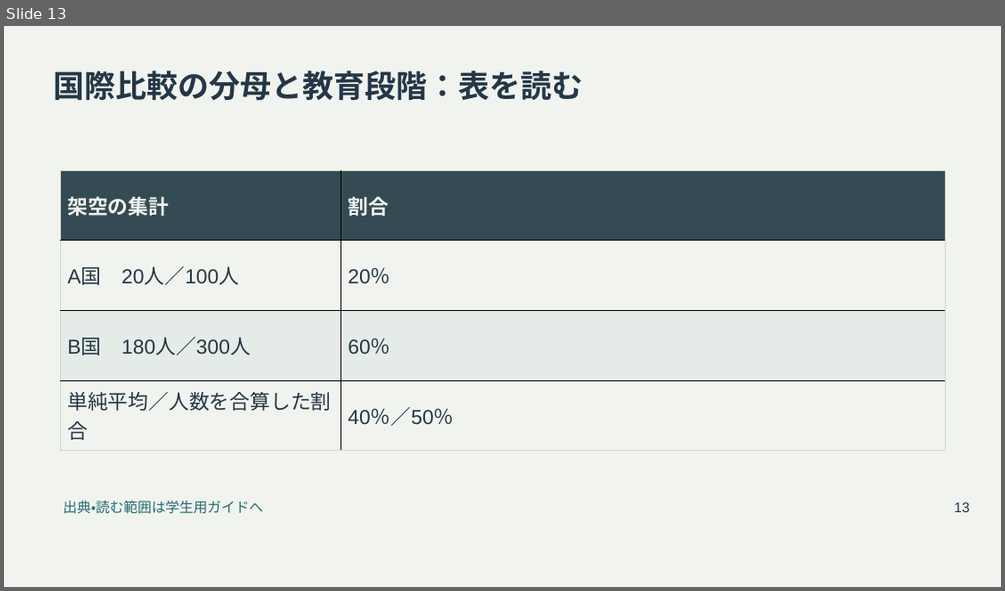
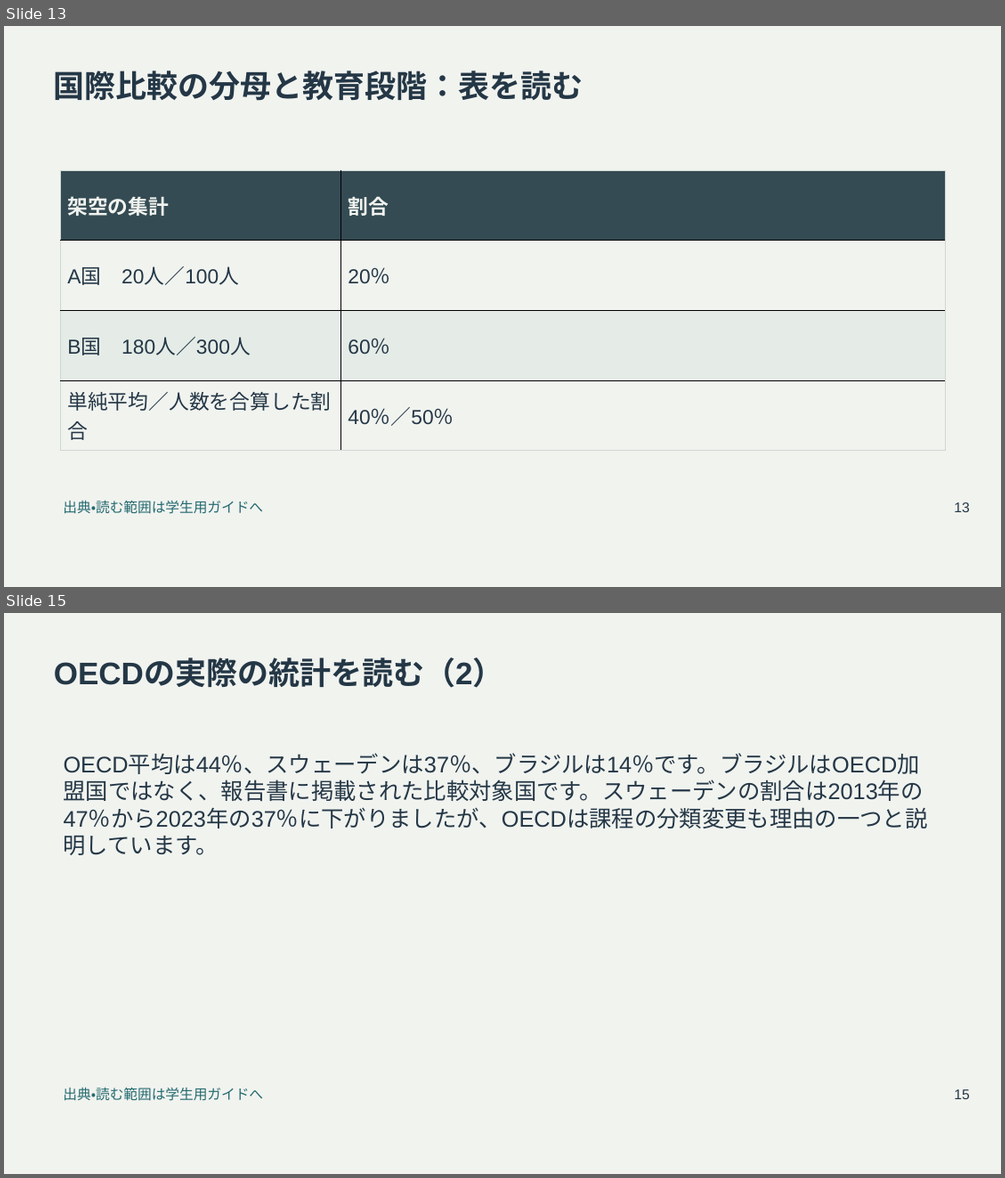
Before and after one commit to zooc-14calbp/industrial-education-ii, a slide deck: reorganized/20261105/main/11/slides.pptx. Shown one above the other, each under a label of ours: slide 13 before the commit, slides 13 and 15 after it; the slides between them are not shown. The pictures are 1005x591 and 1005x1178 pixels, drawn with LibreOffice and Linux fonts; fonts in the diff are those of the drawing. Boxes give left, top, right and bottom in pixels: in the first picture for what was removed or moved away, otherwise in the second. Text is boxed around its words. In the diff, an @@ line names an element or a change of style, - is before the commit and + after.

```diff
--- a/reorganized/20261105/main/11/slides.pptx
+++ b/reorganized/20261105/main/11/slides.pptx
@@ slide 15 added at bbox=[4, 613, 1001, 1174], background #F1F3EF @@
@@ title added at bbox=[54, 659, 504, 688], 30 pt, text #243746, bold @@
+OECDの実際の統計を読む（2）
@@ text added at bbox=[64, 754, 928, 855], 21.8 pt, text #243746 @@
+OECD平均は44％、スウェーデンは37％、ブラジルは14％です。ブラジルはOECD加盟国ではなく、報告書に掲載された比較対象国です。スウェーデンの割合は2013年の47％から2023年の37％に下がりましたが、OECDは課程の分類変更も理由の一つと説明しています。
@@ text added at bbox=[63, 1086, 263, 1101], 13.5 pt, text #246A70 @@
+出典・読む範囲は学生用ガイドへ
@@ text added at bbox=[954, 1089, 969, 1099], 13.5 pt, text #243746 @@
+15
```
Also in this commit, not shown: 8 slides changed, 9 other slides added, 18 other files.
